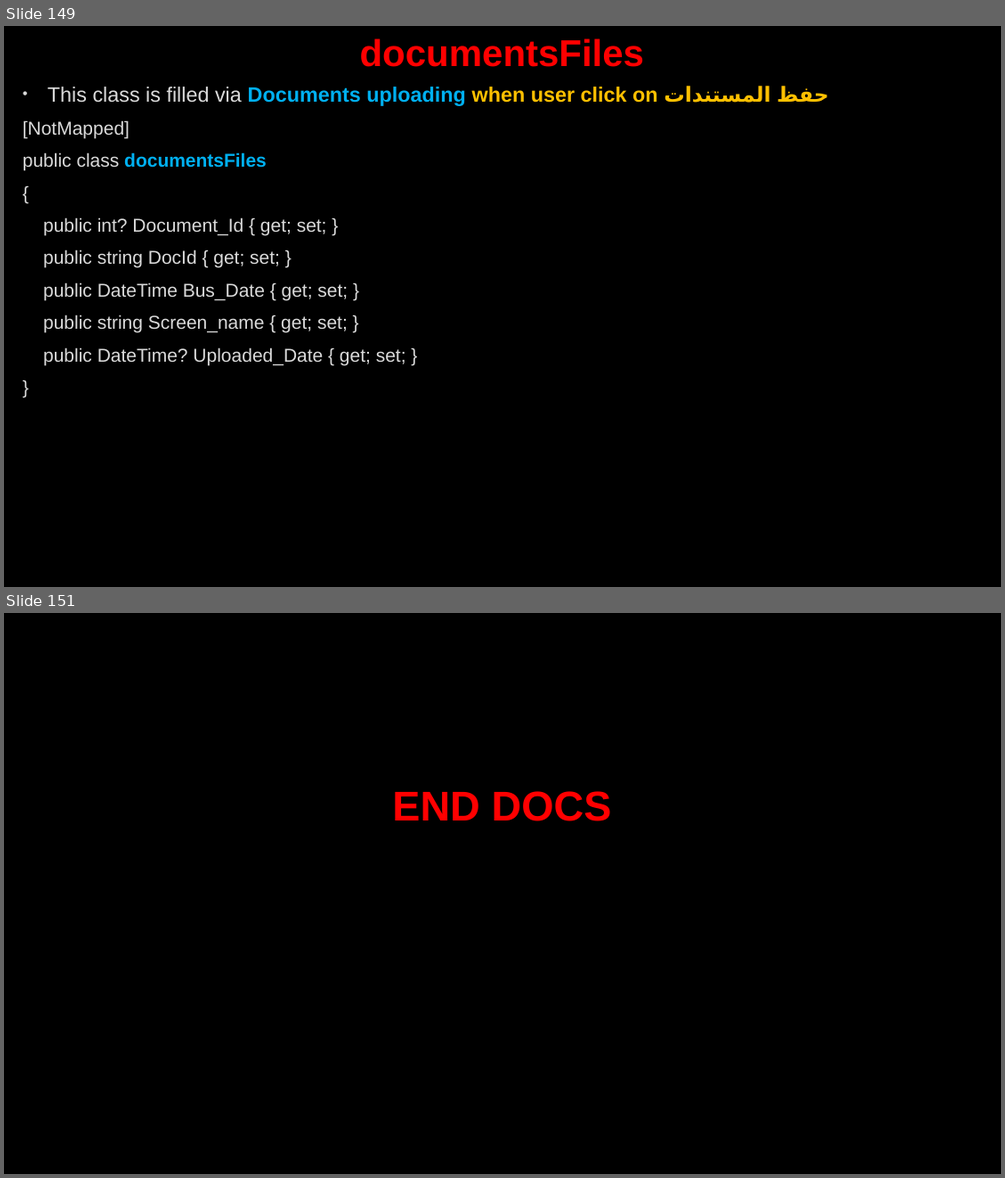
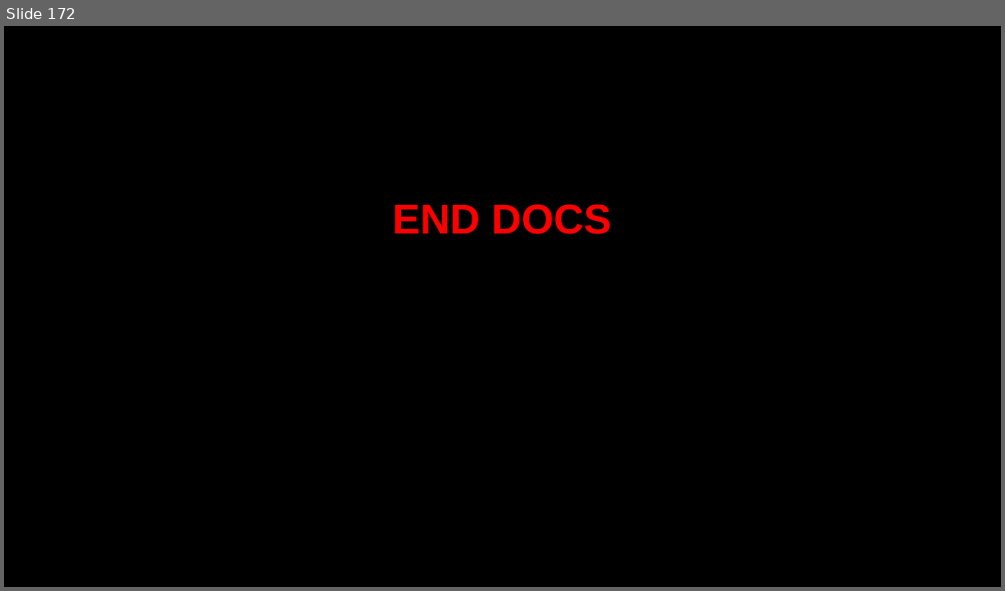
Before and after one commit to AhmedMohamedSamir1/Summary, a slide deck: Dot Net/Business.pptx. Shown one above the other, each under a label of ours: slides 149 and 151 before the commit, slide 172 after it; the slides between them are not shown. The pictures are 1005x1178 and 1005x591 pixels, drawn with LibreOffice and Linux fonts; fonts in the diff are those of the drawing; background and template pictures are left out. Boxes give left, top, right and bottom in pixels: in the first picture for what was removed or moved away, otherwise in the second. Text is boxed around its words. In the diff, an @@ line names an element or a change of style, - is before the commit and + after.

```diff
--- a/Dot Net/Business.pptx
+++ b/Dot Net/Business.pptx
@@ slide 149 removed at (4,26,1001,587), background picture (left out) @@
@@ title removed at (360,38,644,67) @@
-documentsFiles
@@ text removed at (23,86,829,365) @@
-• This class is filled via Documents uploading when user click on حفظ المستندات
-[NotMapped]
-public class documentsFiles
-{
-public int? Document_Id { get; set; }
-public string DocId { get; set; }
-public DateTime Bus_Date { get; set; }
-public string Screen_name { get; set; }
-public DateTime? Uploaded_Date { get; set; }
-}
@@ what was slide 151 is now slide 172 @@
```
Also in this commit, not shown: 16 slides changed, 38 slides added, 1 other slide removed, 7 other files.
